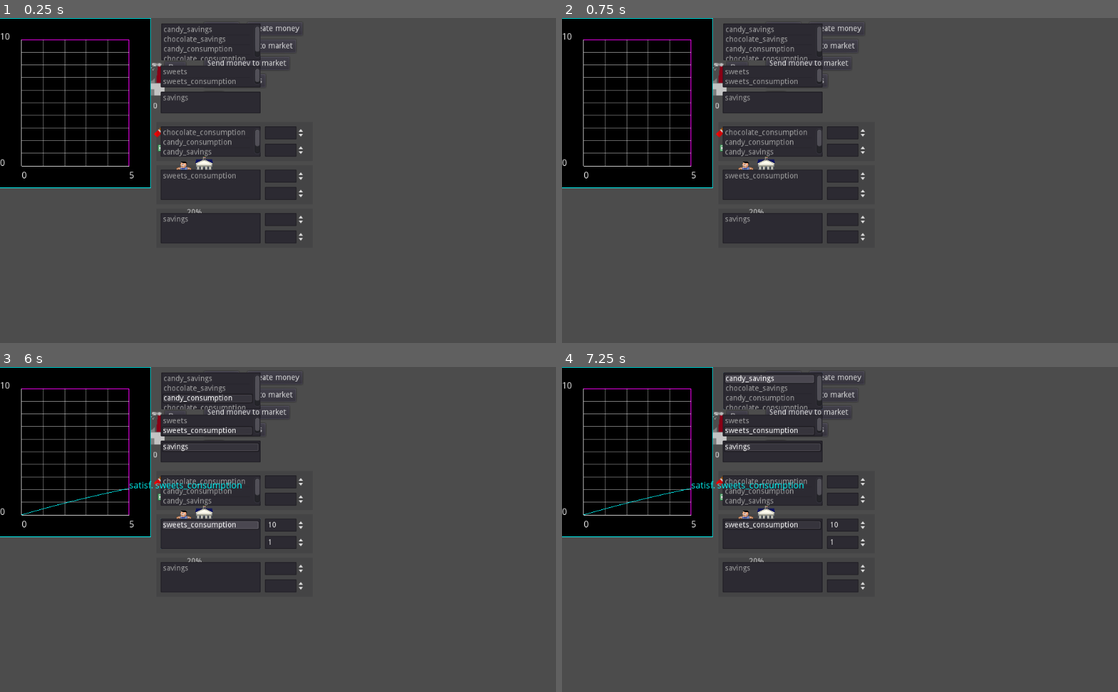
Above: before the commit, frames 1-4 (two rows, left to right).
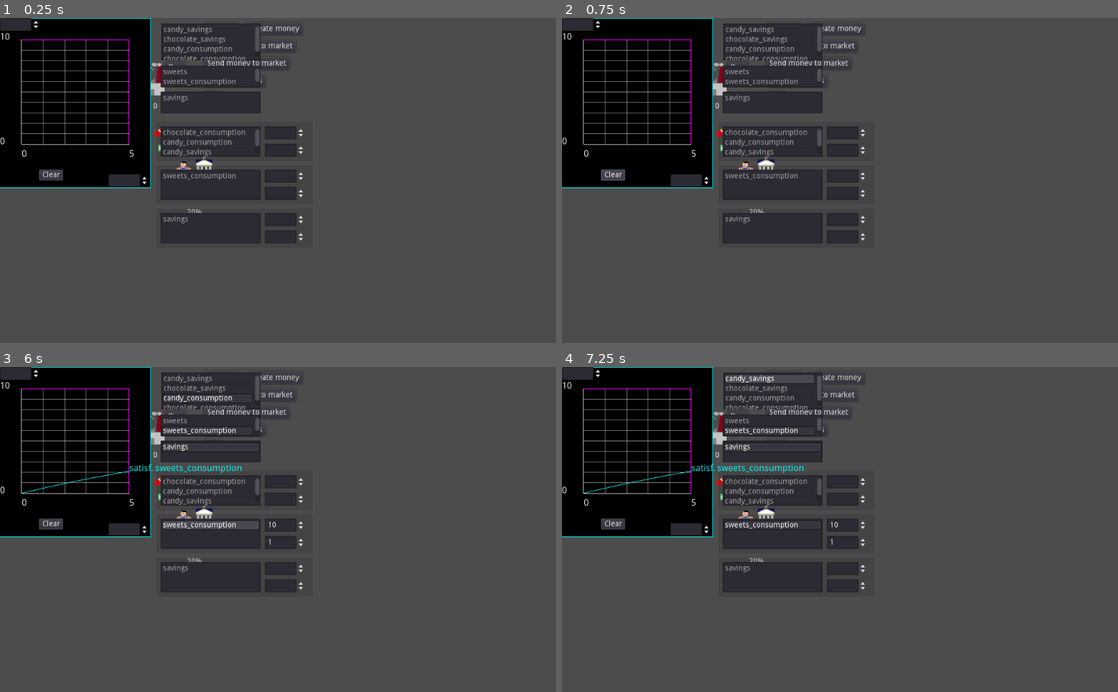
Above: after the commit, the same moments.

Repository: carlostgit/Fiat2
Game: Godot game, scene res://Fiat.tscn
Same seed, same stepped clock (60 frames per second), same inputs: the game is played once before the commit and once after it.
Inputs (mouse positions are in pixels of both pictures, inside the frame that each line leads up to):
- Up to frame 1 (0.25 s): no input
- Up to frame 2 (0.75 s): click (612, 174) at 0.5 s, where only the run after the commit has a clickable "Clear"
- Up to frame 3 (6 s): click "Produce" at 1.25 s; click "Create money" at 2 s; click "Send products to market" at 2.75 s; click "Send money to market" at 3.5 s; click "Calculate prices" at 4.25 s; click "Buy" at 5 s; click "Buy" at 5.75 s
- Up to frame 4 (7.25 s): click "Produce" at 6.5 s

The runs differ from the first frame. In frame 1, 1.7% of the frame differs, in the area x 0-27%, y 0-52%; in frame 2, 1.7%; in frame 3, 2.2%, in the area x 0-44%, y 0-52%; in frame 4, 2.2%.

Commit message:
Sigo avanzando en PriceCalculationTesterScene. Pequeñas mejoras en Plotter, para la actualización de valores máximos de los ejes

Diff:
--- a/Plotter/Plotter.gd
+++ b/Plotter/Plotter.gd
@@ -55,6 +55,31 @@
 
 	pass
 
+func recalculate_member_variables():
+
+	_canvas_item = self
+	var param_min_width = 10
+	_width = self.get_rect().size.x - _left_margin - _right_margin
+
+	if _width < param_min_width:
+		_width = param_min_width
+
+	_width_per_calculated_point = _width/float(_total_num_of_calculated_points)
+
+	_x_zoom = self._width/self._max_x
+
+	var y_max:float = _max_y
+	_height = self.get_rect().size.y - _top_margin - _bottom_margin
+	var param_min_height = 10
+	if _height < param_min_height:
+		_height = param_min_height
+
+	_y_zoom = _height/y_max
+
+	_calculated_points_per_unit = float(_max_x)/float(_total_num_of_calculated_points)
+
+	update()
+
 
 func clear():
 	_func_array.clear()
@@ -69,6 +94,7 @@
 
 	update()
 
+
 func clear_group_of_points(groupid_arg:int):
 	_groupid_points.erase(groupid_arg)
 	_groupid_color.erase(groupid_arg)
@@ -92,35 +118,15 @@
 
 
 func updated_size()->void:
-	_canvas_item = self
-	var param_min_width = 10
-	_width = self.get_rect().size.x - _left_margin - _right_margin
-
-	if _width < param_min_width:
-		_width = param_min_width
-
-	_width_per_calculated_point = _width/float(_total_num_of_calculated_points)
-
-	_x_zoom = self._width/self._max_x
-
-	var y_max:float = _max_y
-	_height = self.get_rect().size.y - _top_margin - _bottom_margin
-	var param_min_height = 10
-	if _height < param_min_height:
-		_height = param_min_height
-
-	_y_zoom = _height/y_max
-
-	_calculated_points_per_unit = float(_max_x)/float(_total_num_of_calculated_points)
-
-	update()
-
-func _init(x_max_arg:float=5, y_max_arg:float=10, left_margin_arg:float=40, right_margin_arg:float=40, top_margin_arg:float=40, bottom_margin_arg:float=40, points_calculated_arg=100):
+	recalculate_member_variables()
+	update()
+
+func _init(x_max_arg:float=5, y_max_arg:float=10, left_margin_arg:float=40, right_margin_arg:float=40, top_margin_arg:float=40, bottom_margin_arg:float=80, points_calculated_arg=100):
 	self.connect("item_rect_changed",self,"updated_size")
 	init(x_max_arg, y_max_arg, left_margin_arg, right_margin_arg, top_margin_arg, bottom_margin_arg, points_calculated_arg)
 
 
-func init(x_max_arg:float, y_max_arg:float, left_margin_arg:float=40, right_margin_arg:float=40, top_margin_arg:float=40, bottom_margin_arg:float=40, points_calculated_arg=100):
+func init(x_max_arg:float, y_max_arg:float, left_margin_arg:float=40, right_margin_arg:float=40, top_margin_arg:float=40, bottom_margin_arg:float=80, points_calculated_arg=100):
 
 	_max_x = x_max_arg
 	_max_y = y_max_arg
@@ -372,3 +378,12 @@
 			label_point_position.y=font_size_y;
 #
 		_canvas_item.draw_string(_font,label_point_position,label,color)
+
+
+func set_max_x_axis_value(max_value:float):
+	_max_x = max_value
+	updated_size()
+
+func set_max_y_axis_value(max_value:float):
+	_max_y = max_value
+	updated_size()
--- /dev/null
+++ b/PriceCalculation/GraphsControl.gd
@@ -0,0 +1,39 @@
+extends Control
+
+#Controla las gráficas que se tienen que ver en Plotter
+
+# Declare member variables here. Examples:
+# var a = 2
+# var b = "text"
+
+var _name_funcref_dict:Dictionary = {}
+
+const _plotter_node_path:NodePath = @"../../Plotter"
+
+# Called when the node enters the scene tree for the first time.
+func _ready():
+	pass # Replace with function body.
+
+
+# Called every frame. 'delta' is the elapsed time since the previous frame.
+#func _process(delta):
+#	pass
+
+func add_graph(funcref_arg:FuncRef, name_arg:String):
+	_name_funcref_dict[name_arg] = funcref_arg
+	update_plotter()
+
+func update_plotter():
+	var plotter_node = get_node(_plotter_node_path)
+	plotter_node.clear()
+	for name in _name_funcref_dict.keys():
+		var func_ref = _name_funcref_dict[name]
+		plotter_node.add_func_ref(func_ref,[],name)
+
+func clear():
+	_name_funcref_dict.clear()
+	update_plotter()
+
+
+func _on_ClearButton_pressed():
+	clear()
--- a/PriceCalculation/PriceCalculationTesterScene.gd
+++ b/PriceCalculation/PriceCalculationTesterScene.gd
@@ -74,10 +74,12 @@
 	$SatisfCurvesForSupCombos/SatisfCurvesForSupCombosItemList.add_item(satif_curve_arg)
 
 func draw_satisfaction_curve(satisf_curve_arg, curve_name_arg:String = "satisf"):
-	$Plotter.clear()
+#	$Plotter.clear()
 	if satisf_curve_arg:
 		var test_funcref = funcref( satisf_curve_arg, "calculate_satifaction")
-		$Plotter.add_func_ref(test_funcref,[],curve_name_arg)
+#		$Plotter.add_func_ref(test_funcref,[],curve_name_arg)
+		$Plotter/GraphsControl.add_graph(test_funcref,curve_name_arg)
+
 
 
 func _on_SatisfCurvesItemList_item_selected(index):
@@ -217,3 +219,12 @@
 				var satisf_curve = option_satisf_curve_dict.get(option)
 				satisf_curve.set_preference_at_0(value)
 				$Plotter.update()
+
+
+func _on_XMaxSpinBox_value_changed(value):
+	$Plotter.set_max_x_axis_value(value)
+
+
+
+func _on_YMaxSpinBox_value_changed(value):
+	$Plotter.set_max_y_axis_value(value)
--- a/PriceCalculation/PriceCalculationTesterScene.tscn
+++ b/PriceCalculation/PriceCalculationTesterScene.tscn
@@ -1,7 +1,8 @@
-[gd_scene load_steps=3 format=2]
+[gd_scene load_steps=4 format=2]
 
 [ext_resource path="res://PriceCalculation/PriceCalculationTesterScene.gd" type="Script" id=1]
 [ext_resource path="res://Plotter/Plotter.tscn" type="PackedScene" id=2]
+[ext_resource path="res://PriceCalculation/GraphsControl.gd" type="Script" id=3]
 
 [node name="Control" type="Control"]
 anchor_right = 1.0
@@ -140,6 +141,41 @@
 }
 
 [node name="Plotter" parent="." instance=ExtResource( 2 )]
+
+[node name="XMaxSpinBox" type="SpinBox" parent="Plotter"]
+margin_left = 200.0
+margin_top = 288.0
+margin_right = 274.0
+margin_bottom = 312.0
+min_value = 5.0
+max_value = 200.0
+value = 5.0
+
+[node name="YMaxSpinBox" type="SpinBox" parent="Plotter"]
+margin_right = 74.0
+margin_bottom = 24.0
+min_value = 10.0
+max_value = 200.0
+value = 10.0
+__meta__ = {
+"_edit_use_anchors_": false
+}
+
+[node name="GraphsControl" type="Control" parent="Plotter"]
+margin_top = 272.0
+margin_right = 136.0
+margin_bottom = 312.0
+script = ExtResource( 3 )
+__meta__ = {
+"_edit_use_anchors_": false
+}
+
+[node name="ClearButton" type="Button" parent="Plotter/GraphsControl"]
+margin_left = 72.0
+margin_top = 8.0
+margin_right = 116.0
+margin_bottom = 28.0
+text = "Clear"
 [connection signal="item_activated" from="SatisfCurvesForOptions/SatisfCurvesItemList" to="." method="_on_SatisfCurvesItemList_item_activated"]
 [connection signal="item_selected" from="SatisfCurvesForOptions/SatisfCurvesItemList" to="." method="_on_SatisfCurvesItemList_item_selected"]
 [connection signal="value_changed" from="SatisfCurvesForOptions/MaxSatisfSpinBox" to="." method="_on_MaxSatisfSpinBox_value_changed"]
@@ -152,3 +188,6 @@
 [connection signal="item_selected" from="SatisfCurvesForSupCombos/SatisfCurvesForSupCombosItemList" to="." method="_on_SatisfCurvesForSupCombosItemList_item_selected"]
 [connection signal="value_changed" from="SatisfCurvesForSupCombos/MaxSatisfForSupCombosSpinBox" to="." method="_on_MaxSatisfForSupCombosSpinBox_value_changed"]
 [connection signal="value_changed" from="SatisfCurvesForSupCombos/PrefAt0ForSupCombosSpinBox" to="." method="_on_PrefAt0ForSupCombosSpinBox_value_changed"]
+[connection signal="value_changed" from="Plotter/XMaxSpinBox" to="." method="_on_XMaxSpinBox_value_changed"]
+[connection signal="value_changed" from="Plotter/YMaxSpinBox" to="." method="_on_YMaxSpinBox_value_changed"]
+[connection signal="pressed" from="Plotter/GraphsControl/ClearButton" to="Plotter/GraphsControl" method="_on_ClearButton_pressed"]
Not shown: 1 places in Fiat.tscn that only renumber resources
